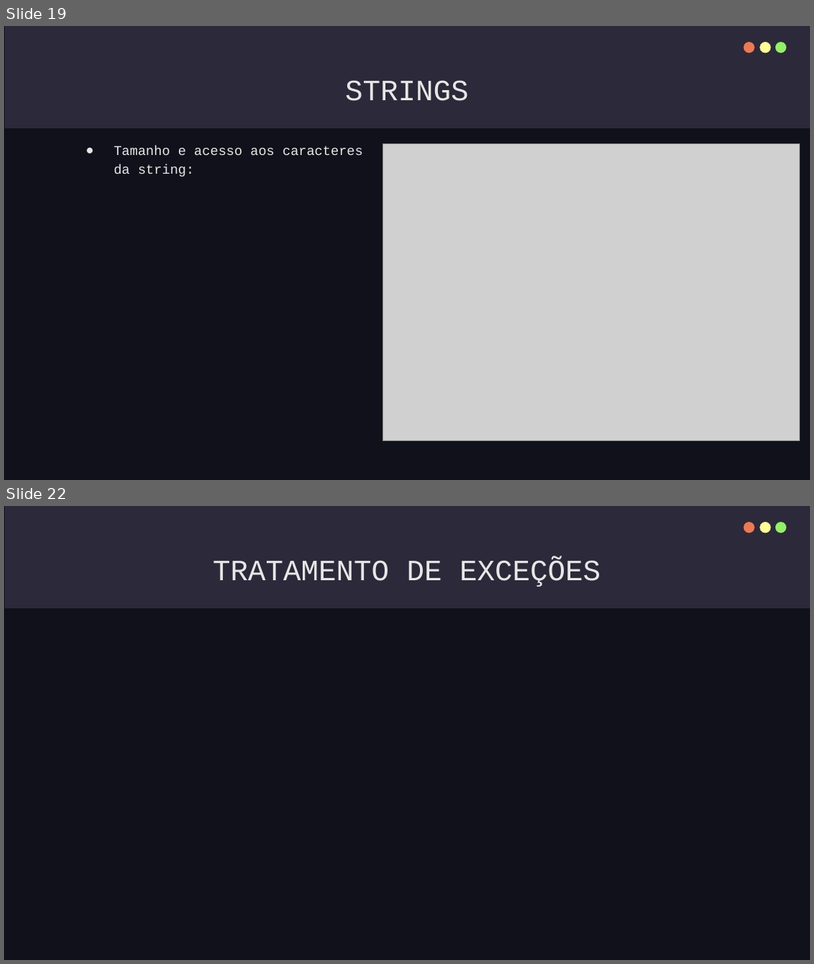
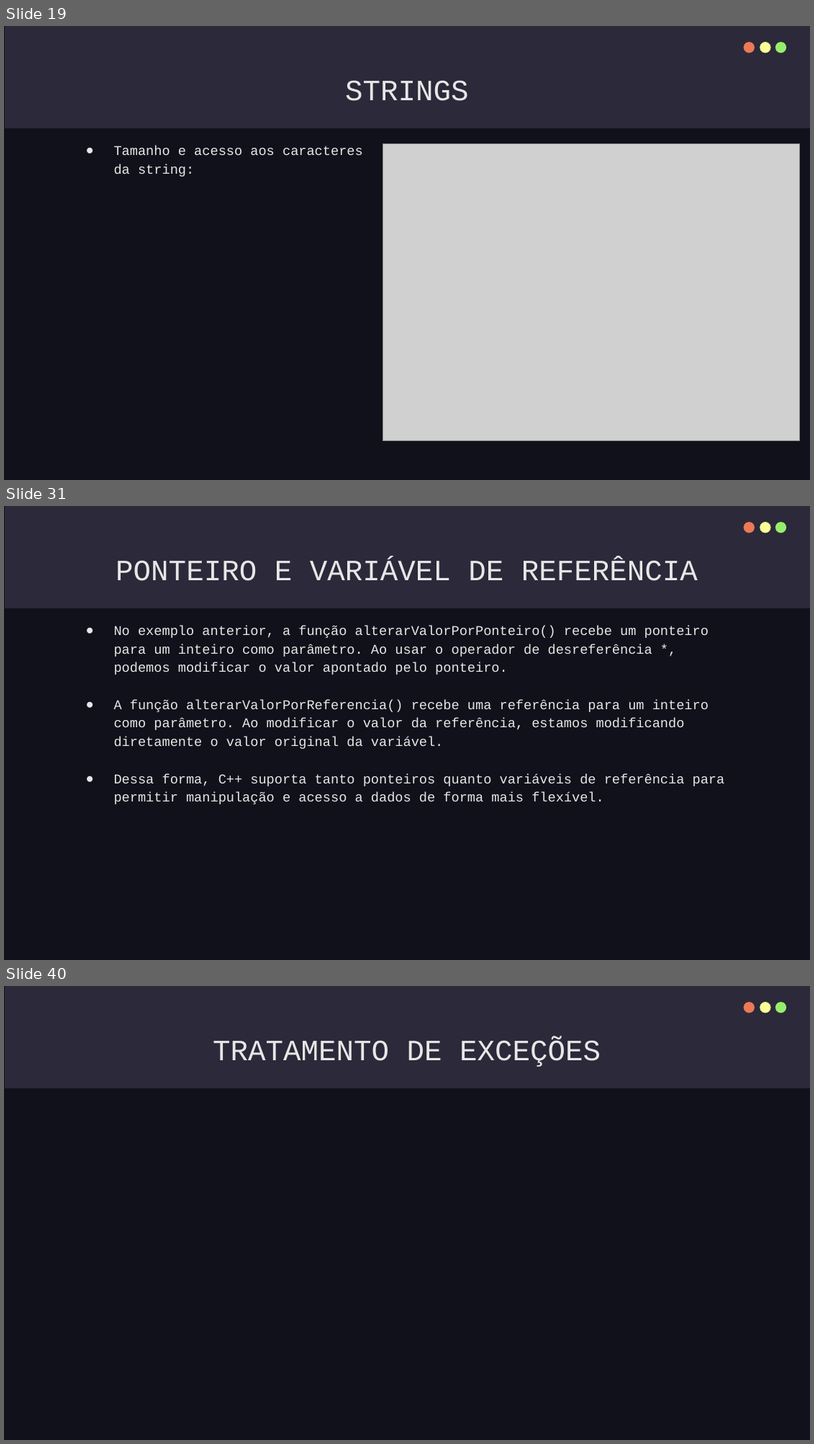
Before and after one commit to IgorTorquatto/Prolog, a slide deck: C++.pptx. Shown one above the other, each under a label of ours: slides 19 and 22 before the commit, slides 19, 31 and 40 after it; the slides between them are not shown. The pictures are 814x964 and 814x1444 pixels, drawn with LibreOffice and Linux fonts; fonts in the diff are those of the drawing; grey boxes stand for pictures. Boxes give left, top, right and bottom in pixels: in the first picture for what was removed or moved away, otherwise in the second. Text is boxed around its words. In the diff, an @@ line names an element or a change of style, - is before the commit and + after.

```diff
--- a/C++.pptx
+++ b/C++.pptx
@@ slide 31 added at [4,506,810,960], background #10111A; not listed: 4 template elements that a slide beside it also shows @@
@@ title added at [116,560,698,581], 35 pt, text #E7E7E7 @@
+PONTEIRO E VARIÁVEL DE REFERÊNCIA
@@ text added at [114,626,725,804], 16 pt, text #E7E7E7 @@
+● No exemplo anterior, a função alterarValorPorPonteiro() recebe um ponteiro para um inteiro como parâmetro. Ao usar o operador de desreferência *, podemos modificar o valor apontado pelo ponteiro.
+● A função alterarValorPorReferencia() recebe uma referência para um inteiro como parâmetro. Ao modificar o valor da referência, estamos modificando diretamente o valor original da variável.
+● Dessa forma, C++ suporta tanto ponteiros quanto variáveis de referência para permitir manipulação e acesso a dados de forma mais flexível.
@@ what was slide 22 is now slide 40 @@
```
Also in this commit, not shown: 1 slide changed, 18 other slides added, 1 slide removed.
